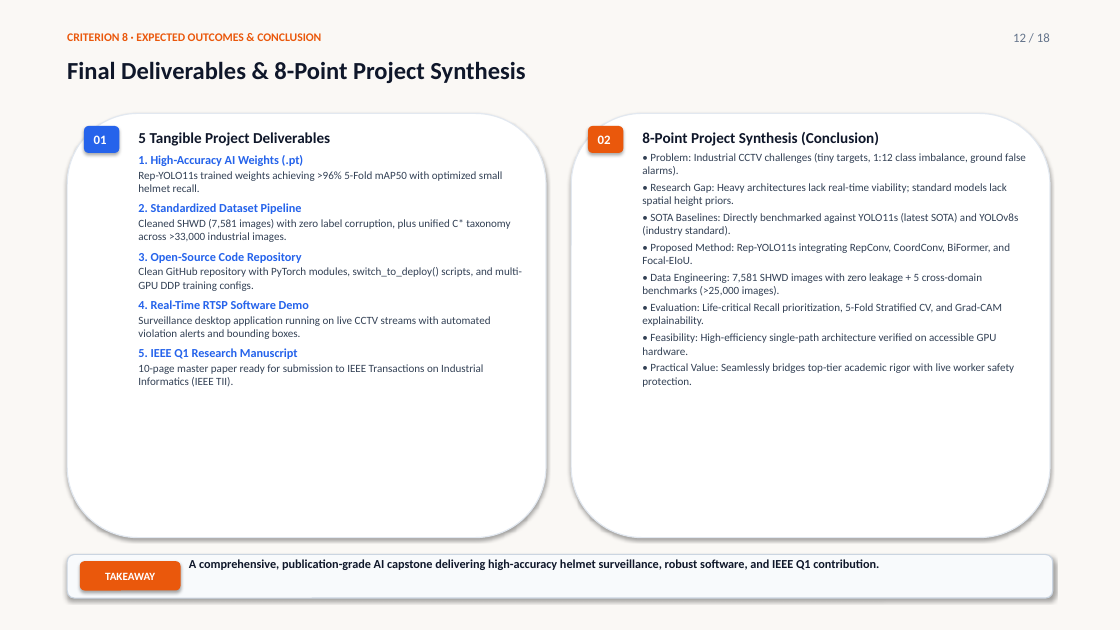
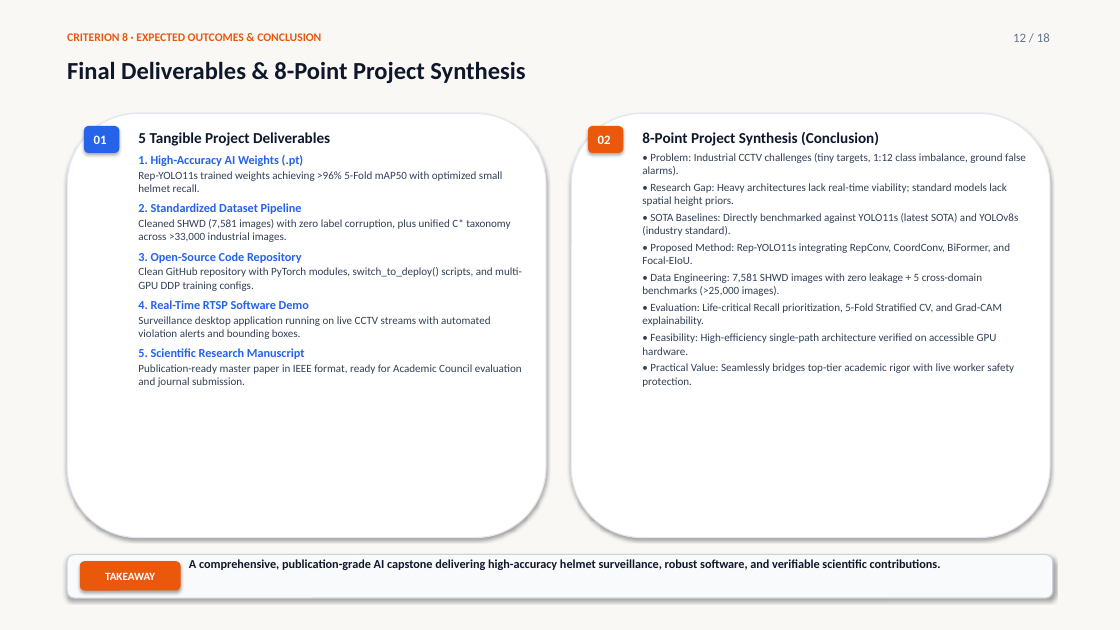
Before and after one commit to hannhu11/AI-Capstone---Rep-YOLOv11-CoordConv-BiFormer-Focal-EIoU, a slide deck: slide 5 of review_1_main/Slides_Muc_8_9_10_11_12.pptx. Drawn at 1120x630 pixels with LibreOffice and Linux fonts; fonts in the diff are those of the drawing. Boxes give left, top, right and bottom in pixels: in the first picture for what was removed or moved away, otherwise in the second. Text is boxed around its words. In the diff, an @@ line names an element or a change of style, - is before the commit and + after.

Commit message:
feat(review1): Refactor research paper plan to publication-ready manuscript targeting peer-reviewed venues without rigid Q1 commitments

```diff
--- a/review_1_main/Slides_Muc_8_9_10_11_12.pptx
+++ b/review_1_main/Slides_Muc_8_9_10_11_12.pptx
@@ text at box(138, 348, 522, 387): text changed @@
-5. IEEE Q1 Research Manuscript
-10-page master paper ready for submission to IEEE Transactions on Industrial Informatics (IEEE TII).
+5. Scientific Research Manuscript
+Publication-ready master paper in IEEE format, ready for Academic Council evaluation and journal submission.
@@ text at box(189, 559, 941, 570): text changed @@
-A comprehensive, publication-grade AI capstone delivering high-accuracy helmet surveillance, robust software, and IEEE Q1 contribution.
+A comprehensive, publication-grade AI capstone delivering high-accuracy helmet surveillance, robust software, and verifiable scientific contributions.
```
Also in this commit, not shown: 2 other slides changed, 10 other files.
